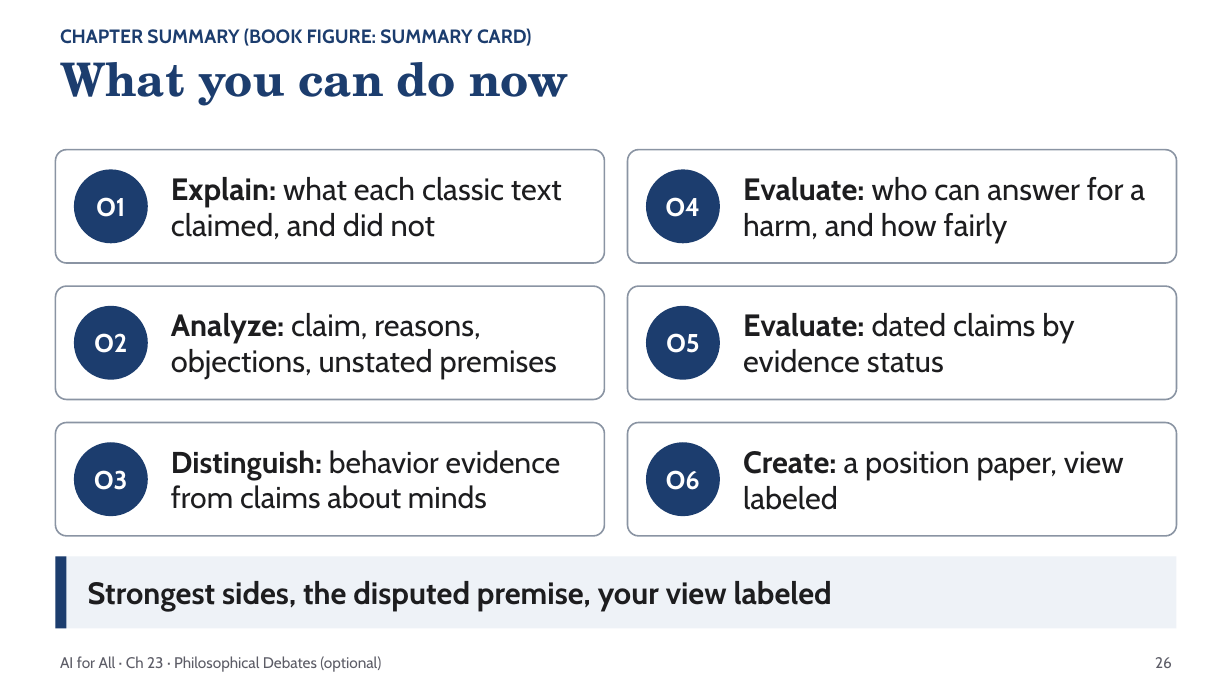
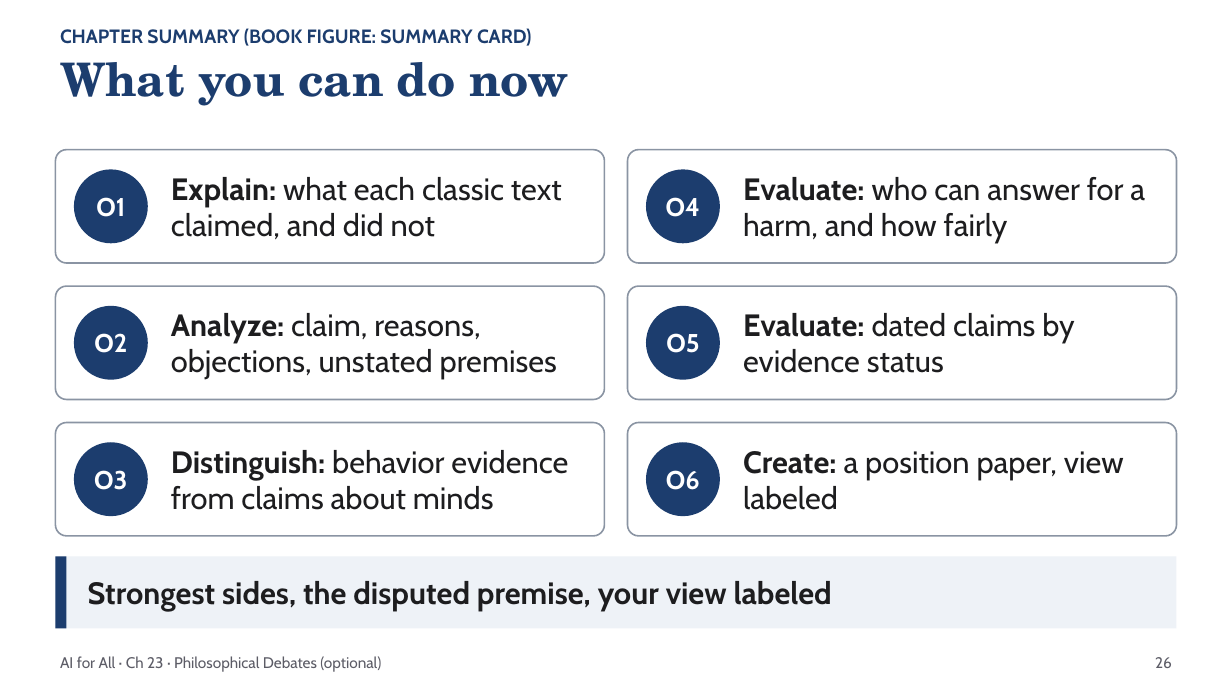
Before and after one commit to BilgisayarKavramlari/ai4all-book, a slide deck: slide 26 of slides/out/ch23-philosophical-debates-minds-meaning-and-responsibility.pptx. Drawn at 1232x693 pixels with LibreOffice and Linux fonts; fonts in the diff are those of the drawing. Boxes give left, top, right and bottom in pixels: in the first picture for what was removed or moved away, otherwise in the second. Text is boxed around its words. In the diff, an @@ line names an element or a change of style, - is before the commit and + after.

```diff
--- a/slides/out/ch23-philosophical-debates-minds-meaning-and-responsibility.pptx
+++ b/slides/out/ch23-philosophical-debates-minds-meaning-and-responsibility.pptx
@@ text "Distinguish: behavior evidence from claims ..." at bbox=[171, 450, 568, 510]: size 23.5 to 24 pt; line spacing 27.7pt to 28.3pt @@
```
Also in this commit, not shown: 5 other slides changed, 10 other files.
